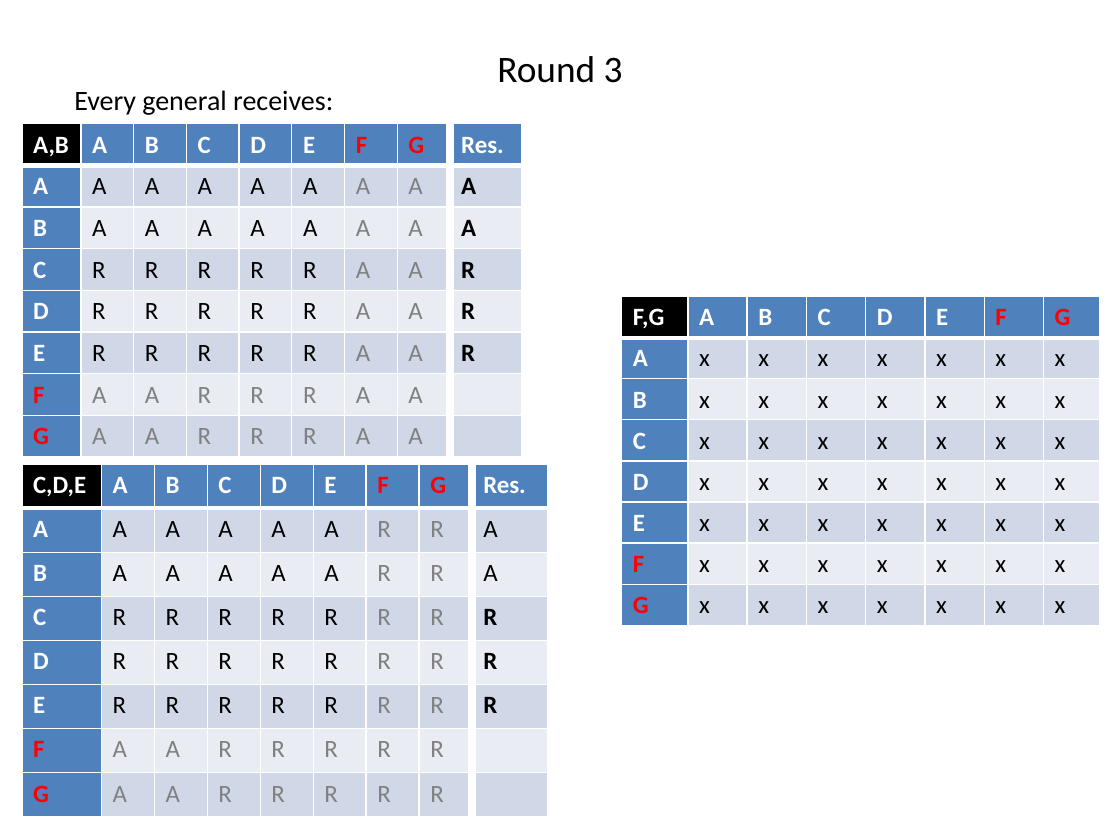
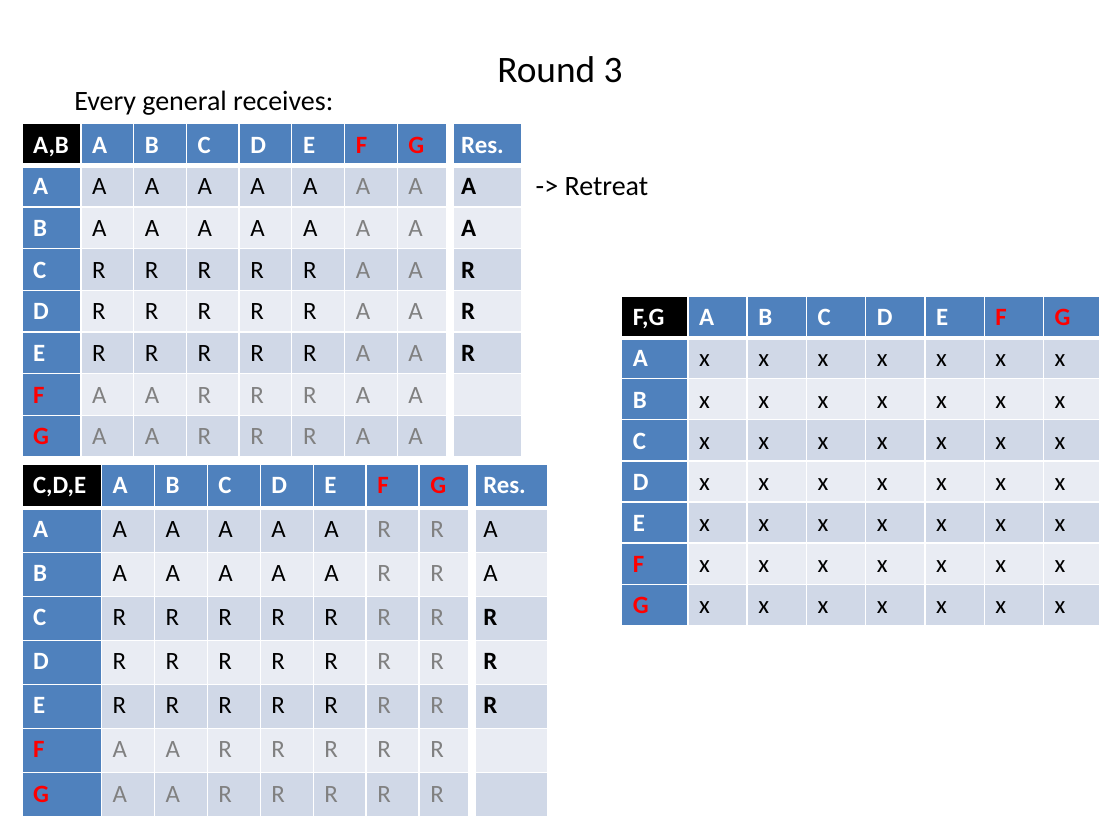
Before and after one commit to tjeromin/Distributed-Systems, a slide deck: slide 7 of Lab4/task3.pptx. Drawn at 1120x840 pixels with LibreOffice and Linux fonts; fonts in the diff are those of the drawing. Boxes give left, top, right and bottom in pixels: in the first picture for what was removed or moved away, otherwise in the second. Text is boxed around its words. In the diff, an @@ line names an element or a change of style, - is before the commit and + after.

```diff
--- a/Lab4/task3.pptx
+++ b/Lab4/task3.pptx
@@ text added at box(565, 177, 649, 196), 18 pt, text #000000 @@
+-> Retreat
```
Also in this commit, not shown: 3 other slides changed, 1 other file.
